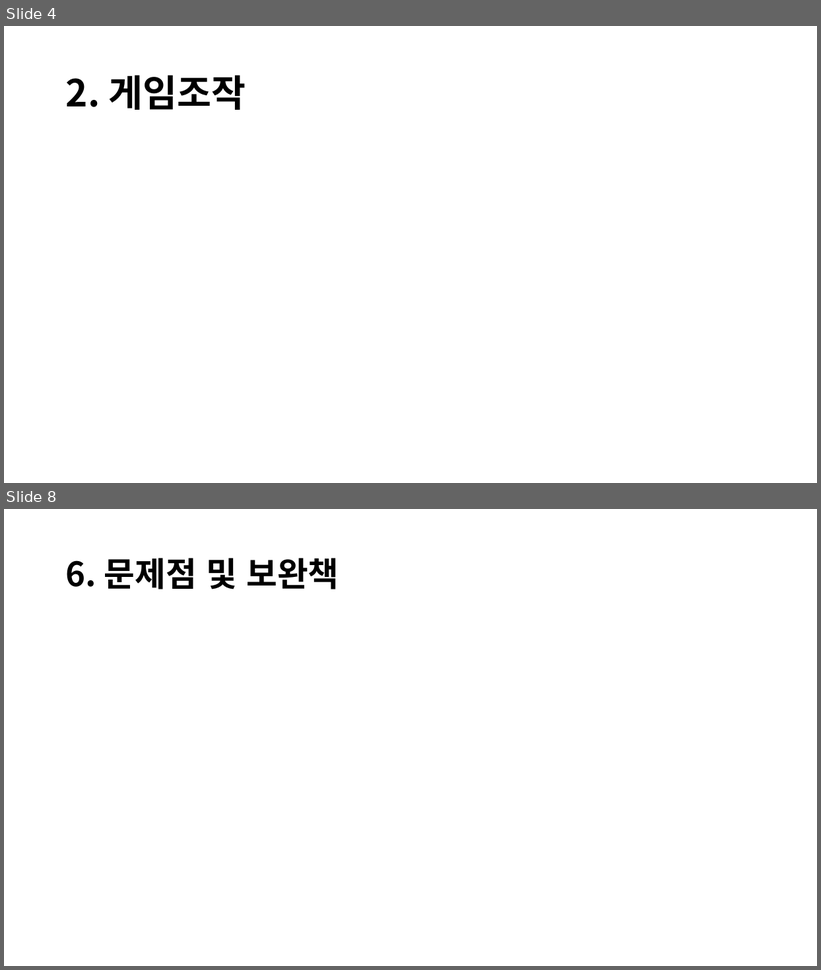
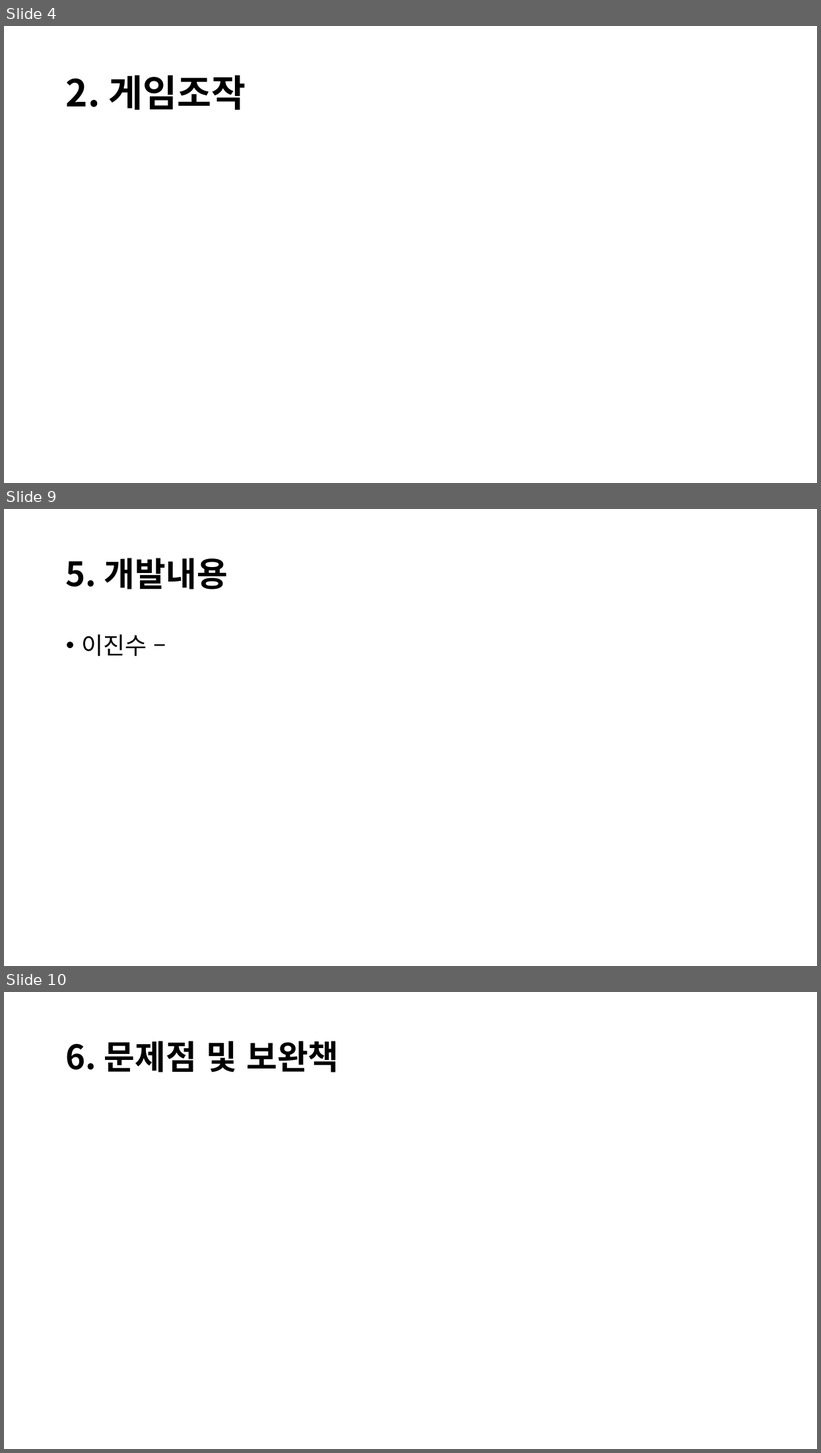
Before and after one commit to JinsooLee-Testing/aww, a slide deck: 기획문서/Aww_중간발표.pptx. Shown one above the other, each under a label of ours: slides 4 and 8 before the commit, slides 4, 9 and 10 after it; the slides between them are not shown. The pictures are 821x970 and 821x1453 pixels, drawn with LibreOffice and Linux fonts; fonts in the diff are those of the drawing. Boxes give left, top, right and bottom in pixels: in the first picture for what was removed or moved away, otherwise in the second. Text is boxed around its words. In the diff, an @@ line names an element or a change of style, - is before the commit and + after.

```diff
--- a/기획문서/Aww_중간발표.pptx
+++ b/기획문서/Aww_중간발표.pptx
@@ slide 9 added at [4, 509, 817, 966], background #FFFFFF @@
@@ title added at [66, 558, 228, 590], 39.6 pt, text #000000, bold @@
+5. 개발내용
@@ text added at [81, 634, 147, 656], 28 pt, text #000000 @@
+• 이진수 –
@@ what was slide 8 is now slide 10 @@
```
Also in this commit, not shown: 5 slides changed, 1 other slide added.
